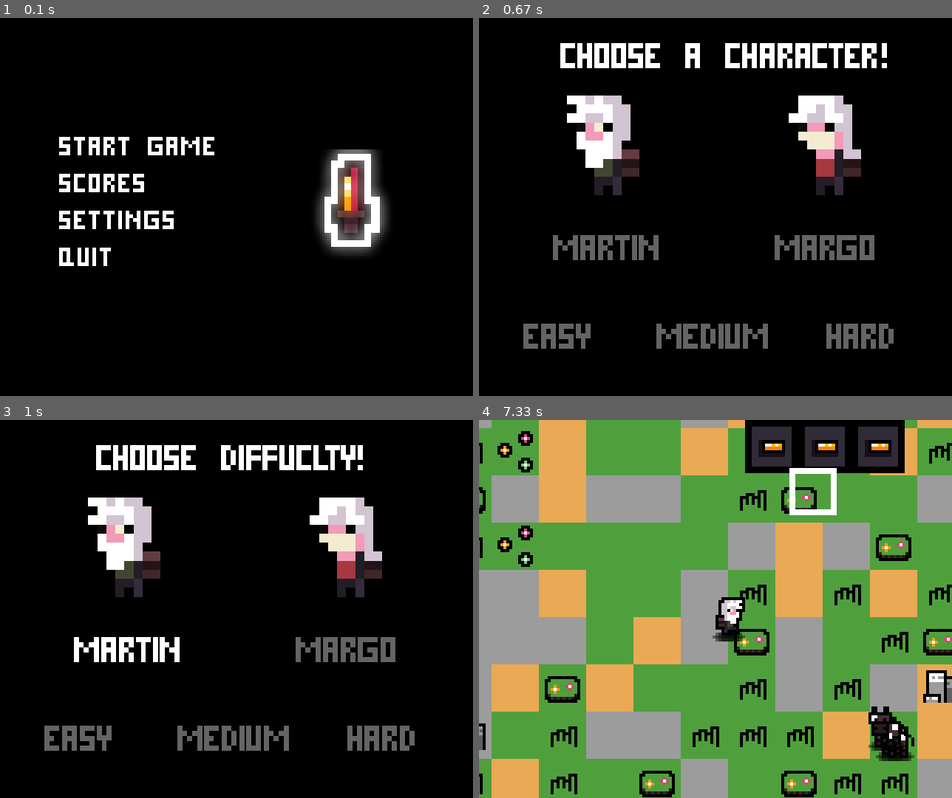
Above: before the commit, frames 1-4 (two rows, left to right).
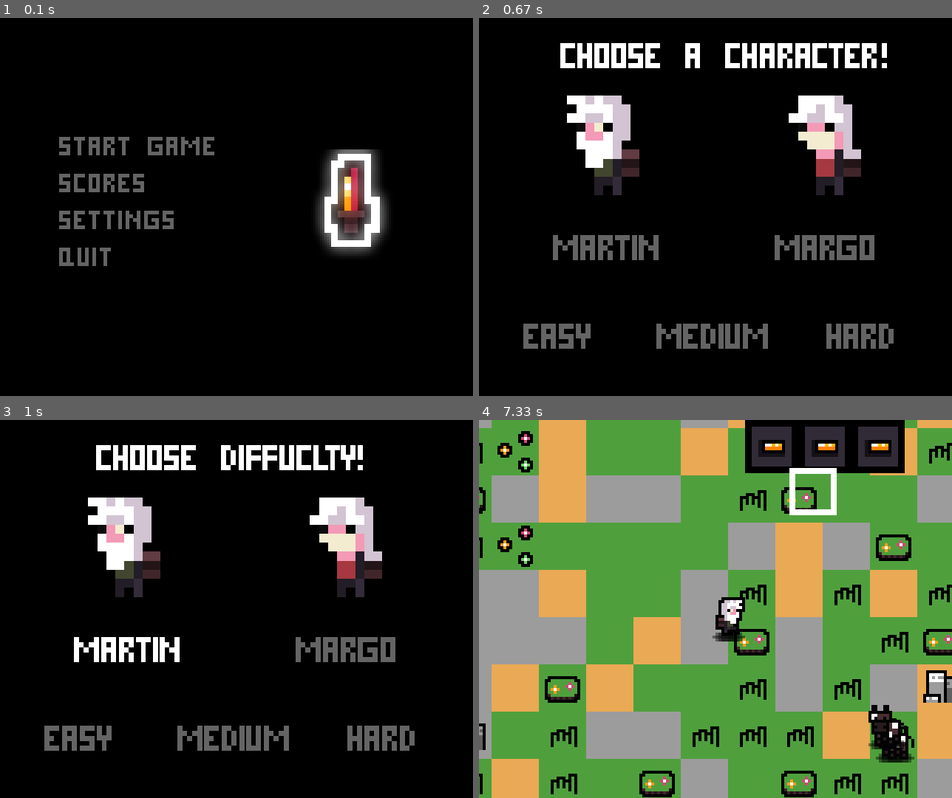
Above: after the commit, the same moments.

Repository: evilrise7/hostage
Game: pygame game, started from yandexpygame.py
Two runs of this game, one before a commit and one after it. Both use one fixed random seed, a clock stepped at 60 frames per second and the inputs below.
Inputs (mouse positions are in pixels of both pictures, inside the frame that each line leads up to):
- Up to frame 1 (0.1 s): no input
- Up to frame 2 (0.67 s): click "Start Game" at 0.38 s
- Up to frame 3 (1 s): press the mouse at (127, 646) at 0.7 s; move the mouse to (99, 680) at 0.8 s; release the mouse at (70, 718) at 0.93 s
- Up to frame 4 (7.33 s): press the mouse at (715, 733) at 1.03 s; move the mouse to (724, 733) at 1.13 s; release the mouse at (734, 733) at 1.27 s; tap Space at 1.33 s; hold D 1.67-2.13 s; press the mouse at (601, 514) at 2.2 s; move the mouse to (696, 491) at 2.3 s; release the mouse at (791, 469) at 2.43 s; hold W 2.5-2.8 s; hold D 2.83-3.3 s; hold A 3.33-3.87 s; hold S 3.9-4.2 s; hold A 4.23-4.63 s; hold W 4.67-5.03 s; hold D 5.07-5.7 s; hold S 5.73-6.1 s; hold A 6.13-6.6 s; hold D 6.63-7.1 s; hold W from 7.13 s (still down)

The runs differ from the first frame. In frame 1, 2.1% of the frame differs, in the area x 12-46%, y 31-66%; in frame 2, nothing differs; in frame 3, nothing differs; in frame 4, 0.3%.

Commit message:
Ограничители, доработанное меню

Diff:
--- a/yandexpygame.py
+++ b/yandexpygame.py
@@ -77,16 +77,16 @@
 
     def run(self):
         self.running = True
-        start_game = menu_text.render("Start Game", 0, (255, 255, 255))
+        start_game = menu_text.render("Start Game", 0, (100, 100, 100))
         start_game_rect = start_game.get_rect().move(80, 150)
 
-        record_txt = menu_text.render("Scores", 0, (255, 255, 255))
+        record_txt = menu_text.render("Scores", 0, (100, 100, 100))
         record_rect = record_txt.get_rect().move(80, 200)
 
-        settings_txt = menu_text.render("Settings", 0, (255, 255, 255))
+        settings_txt = menu_text.render("Settings", 0, (100, 100, 100))
         settings_rect = settings_txt.get_rect().move(80, 250)
 
-        exit_txt = menu_text.render("Quit", 0, (255, 255, 255))
+        exit_txt = menu_text.render("Quit", 0, (100, 100, 100))
         exit_rect = exit_txt.get_rect().move(80, 300)
 
         while self.running:
@@ -96,6 +96,26 @@
 
                 if event.type == pg.K_ESCAPE:
                     self.running = False
+                if event.type == pg.MOUSEMOTION:
+                    if start_game_rect.collidepoint(event.pos):
+                        start_game = menu_text.render("Start Game", 0, (255, 255, 255))
+                    else:
+                        start_game = menu_text.render("Start Game", 0, (100, 100, 100))
+
+                    if record_rect.collidepoint(event.pos):
+                        record_txt = menu_text.render("Scores", 0, (255, 255, 255))
+                    else:
+                        record_txt = menu_text.render("Scores", 0, (100, 100, 100))
+
+                    if settings_rect.collidepoint(event.pos):
+                        settings_txt = menu_text.render("Settings", 0, (255, 255, 255))
+                    else:
+                        settings_txt = menu_text.render("Settings", 0, (100, 100, 100))
+
+                    if exit_rect.collidepoint(event.pos):
+                        exit_txt = menu_text.render("Quit", 0, (255, 255, 255))
+                    else:
+                        exit_txt = menu_text.render("Quit", 0, (100, 100, 100))
 
                 if event.type == pg.MOUSEBUTTONDOWN:
                     if start_game_rect.collidepoint(event.pos):
@@ -169,7 +189,7 @@
 
             for event in pg.event.get():
                 if event.type == pg.QUIT:
-                    self.quit()
+                    quit()
                     self.running = False
 
                 if event.type == pg.KEYDOWN:
@@ -178,8 +198,7 @@
 
                     if event.key == pg.K_SPACE:
                         if self.difficult != "" and self.gender != "":
-                            world = Game(difficult=self.difficult, boyorgirl=self.gender)
-                            world.run()
+                            Game(difficult=self.difficult, boyorgirl=self.gender).run()
 
                 if event.type == pg.MOUSEBUTTONDOWN:
                     if martin_rect.collidepoint(event.pos):
@@ -242,14 +261,12 @@
             pg.display.flip()
         open_Menu()
 
-    def quit(self):
-        pg.quit()
-        sys.exit()
-
 
 class Game:  # Инициализация игры
     def __init__(self, difficult="easy", boyorgirl="male"):
-        pg.mouse.set_visible(False)
+        self.clear_tiles()
+
+        self.pause = False
         self.dt = 0
         self.FPS = 60
         self.clock = pg.time.Clock()
@@ -261,6 +278,7 @@
 
         self.world = TileMap()
         self.inventory = Inventory()
+
         posx = 0
         posy = 0
 
@@ -296,6 +314,14 @@
             self.cell_timer = 7.5
         if self.difficult == "hardcore":
             self.cell_timer = 3.75
+
+    def clear_tiles(self):
+        entities_group.empty()
+        tiles_group.empty()
+        all_sprites.empty()
+        animal_group.empty()
+        drop_group.empty()
+        inventory_group.empty()
 
     def player_run(self):
         self.player.state = "run"
@@ -347,23 +373,45 @@
 
             self.world.render()
 
-            for i in range(len(self.mobs)):
-                # Если животное касается границ, то оно погибает
-                if self.mobs[i].rect.x < 64 * self.step:
-                    self.mobs[i].kill()
-                if self.mobs[i].rect.x > 64 * (64 - self.step):
-                    self.mobs[i].kill()
-                if self.mobs[i].rect.y < 64 * self.step:
-                    self.mobs[i].kill()
-                if self.mobs[i].rect.y > 64 * (64 - self.step):
-                    self.mobs[i].kill()
-
             tiles_group.update()
             entities_group.update()
             animal_group.update()
 
             world_cut_sound.play()
             self.timer_cut = 0
+
+    def check_cows(self):
+        for i in range(len(self.mobs)):
+            # Если животное касается границ, то оно отлетает
+            if self.mobs[i].rect.x < 64 * self.step:
+                self.mobs[i].vx += 10
+            if self.mobs[i].rect.x > 64 * (65 - self.step):
+                self.mobs[i].vx -= 10
+            if self.mobs[i].rect.y < 64 * self.step:
+                self.mobs[i].vy += 10
+            if self.mobs[i].rect.y > 64 * (65 - self.step):
+                self.mobs[i].vy -= 10
+
+        for i in range(len(self.mobs)):
+            for j in range(len(self.mobs)):
+                if self.mobs[i] != self.mobs[j]:
+                    # Если животное касается других, то оно отлетает
+                    if self.mobs[i].rect.collidepoint(self.mobs[j].rect.topleft):
+                        if self.mobs[i].rect.x + 64 < self.mobs[j].rect.x:
+                            self.mobs[i].vy += 5
+                            self.mobs[j].vy -= 5
+
+                        if self.mobs[i].rect.x + 64 > self.mobs[j].rect.x:
+                            self.mobs[i].vy -= 5
+                            self.mobs[j].vy += 5
+
+                        if self.mobs[i].rect.y + 64 < self.mobs[j].rect.y:
+                            self.mobs[i].vy += 5
+                            self.mobs[j].vy -= 5
+
+                        if self.mobs[i].rect.y + 64 > self.mobs[j].rect.y:
+                            self.mobs[i].vy -= 5
+                            self.mobs[j].vy += 5
 
     def run(self):
         self.world.render()
@@ -379,18 +427,28 @@
         cursor = load_image("cursor.png")
         cursor = pg.transform.scale(cursor, (64, 64))
 
+        # Кнопки паузы
+        continue_txt = start_menu_text.render("Continue", 0, (100, 100, 100))
+        continue_rect = continue_txt.get_rect().move(60, 100)
+
+        quit_txt = start_menu_text.render("Quit", 0, (100, 100, 100))
+        quit_rect = quit_txt.get_rect().move(60, 160)
+
         while self.running:
             screen.fill((0, 0, 0))
-            self.dt = self.clock.tick(self.FPS) / 1000
-
-            self.time_in_game += self.dt
-            self.world_cutting()
-            self.camera.update(self.player)
-            self.update_tiles()
+
+            if not self.pause:
+                pg.mouse.set_visible(False)
+                self.dt = self.clock.tick(self.FPS) / 1000
+
+                self.time_in_game += self.dt
+                self.world_cutting()
+                self.camera.update(self.player)
+                self.update_tiles()
 
             for event in pg.event.get():
                 if event.type == pg.QUIT:
-                    self.quit()
+                    quit()
                     self.running = False
 
                 if event.type == pg.MOUSEMOTION:
@@ -401,36 +459,60 @@
                         else:
                             self.player.mirrored = True
 
+                    if self.pause:
+                        if continue_rect.collidepoint(event.pos):
+                            continue_txt = start_menu_text.render("Continue", 0, (255, 255, 255))
+                        else:
+                            continue_txt = start_menu_text.render("Continue", 0, (100, 100, 100))
+
+                        if quit_rect.collidepoint(event.pos):
+                            quit_txt = start_menu_text.render("Quit", 0, (255, 255, 255))
+                        else:
+                            quit_txt = start_menu_text.render("Quit", 0, (100, 100, 100))
+
+                if event.type == pg.MOUSEBUTTONDOWN:
+                    if event.button == 1:
+                        if continue_rect.collidepoint(event.pos):
+                            self.pause = False
+
+                        if quit_rect.collidepoint(event.pos):
+                            self.running = False
+
                 if event.type == pg.KEYDOWN:
-                    if event.key == pg.K_ESCAPE:
-                        open_Menu()
-
-                    if event.key == pg.K_a or event.key == pg.K_w \
-                            or event.key == pg.K_s or event.key == pg.K_d:
-                        self.player_run()
+                    if not self.pause:
+                        if event.key == pg.K_ESCAPE:
+                            self.pause = True
+                        if event.key == pg.K_a or event.key == pg.K_w \
+                                or event.key == pg.K_s or event.key == pg.K_d:
+                            self.player_run()
 
                 if event.type == pg.KEYUP:
-                    if event.key == pg.K_a or event.key == pg.K_w \
-                            or event.key == pg.K_s or event.key == pg.K_d:
-                        self.player_stay()
-
-            animal_group.update()
-            all_sprites.update()
-
-            inventory_group.draw(screen)
-
-            cursorx = int(self.mousepos[0])
-            cursory = int(self.mousepos[1])
-
-            screen.blit(cursor, (cursorx, cursory))
+                    if not self.pause:
+                        if event.key == pg.K_a or event.key == pg.K_w \
+                                or event.key == pg.K_s or event.key == pg.K_d:
+                            self.player_stay()
+
+            if self.pause:
+                pg.mouse.set_visible(True)
+
+                screen.blit(continue_txt, (60, 100))
+                screen.blit(quit_txt, (60, 160))
+
+            if not self.pause:
+                self.check_cows()
+
+                animal_group.update()
+                all_sprites.update()
+
+                inventory_group.draw(screen)
+
+                cursorx = int(self.mousepos[0])
+                cursory = int(self.mousepos[1])
+
+                screen.blit(cursor, (cursorx, cursory))
 
             pg.display.flip()
-
-        print(str(datetime.timedelta(seconds=round(self.time_in_game, 2))))
-
-    def quit(self):
-        pg.quit()
-        sys.exit()
+        open_Menu()
 
 
 class TileMap:
@@ -542,10 +624,11 @@
 
 
 class Tile(pg.sprite.Sprite):
-    def __init__(self, type, x, y):
+    def __init__(self, types, x, y):
         super().__init__(tiles_group)
         self.cell_size = 64
-        self.image = tile_images[type]
+        self.type = types
+        self.image = tile_images[types]
         self.image = pg.transform.scale(self.image,
                                         (self.cell_size, self.cell_size))
         self.rect = self.image.get_rect().move(self.cell_size * x,
@@ -553,10 +636,10 @@
 
 
 class Entity(pg.sprite.Sprite):
-    def __init__(self, type, x, y):
+    def __init__(self, types, x, y):
         super().__init__(entities_group)
         self.cell_size = 64
-        self.image = entity_images[type]
+        self.image = entity_images[types]
         self.image = pg.transform.scale(self.image,
                                         (self.cell_size, self.cell_size))
         self.rect = self.image.get_rect().move(self.cell_size * x,
@@ -639,18 +722,33 @@
         self.vy = 0
         keys = pg.key.get_pressed()
 
-        if keys[pg.K_a]:
-            self.vx = -self.speed
-            walk_sound.play()
-        if keys[pg.K_d]:
-            self.vx = self.speed
-            walk_sound.play()
-        if keys[pg.K_w]:
-            self.vy = -self.speed
-            walk_sound.play()
-        if keys[pg.K_s]:
-            self.vy = self.speed
-            walk_sound.play()
+        if self.x > self.game.step * 64:
+            if keys[pg.K_a]:
+                self.vx = -self.speed
+                walk_sound.play()
+        else:
+            self.vx += 72  # для более плавного перехода от границы
+
+        if self.x < (65 - self.game.step) * 64:
+            if keys[pg.K_d]:
+                self.vx = self.speed
+                walk_sound.play()
+        else:
+            self.vx -= 72
+
+        if self.y > self.game.step * 64:
+            if keys[pg.K_w]:
+                self.vy = -self.speed
+                walk_sound.play()
+        else:
+            self.vy += 72
+
+        if self.y < (65 - self.game.step) * 64:
+            if keys[pg.K_s]:
+                self.vy = self.speed
+                walk_sound.play()
+        else:
+            self.vy -= 72
 
         if self.vx == self.vy == 0:
             self.state = "stay"
@@ -694,31 +792,27 @@
 
 
 class Inventory_Tile(pg.sprite.Sprite):
-    def __init__(self, type, x):
+    def __init__(self, types, x):
         super().__init__(inventory_group)
         self.cell_size = 72
-        self.image = inventory_images[type]
+        self.image = inventory_images[types]
         self.image = pg.transform.scale(self.image,
                                         (self.cell_size, self.cell_size))
         self.rect = self.image.get_rect().move(self.cell_size * x + 360, 0)
 
 
 class Drop(pg.sprite.Sprite):
-    def __init__(self, type, player, x, y):
+    def __init__(self, types, player, x, y):
         super().__init__(drop_group)
         self.type = type
         self.cell_size = 64
-        self.image = drop_images[type]
+        self.image = drop_images[types]
         self.image = pg.transform.scale(self.image,
                                         (self.cell_size, self.cell_size))
 
         self.rect = self.image.get_rect().move(self.cell_size * x,
                                                self.cell_size * y)
         self.player = player
-
-    def get_event(self, event):
-        if self.rect.collidepoint((self.player.rect.x, self.player.rect.y)):
-            self.kill()
 
 
 class Cow(pg.sprite.Sprite):
@@ -840,4 +934,9 @@
     men.run()
 
 
+def quit():
+    pg.quit()
+    sys.exit()
+
+
 open_Menu()
